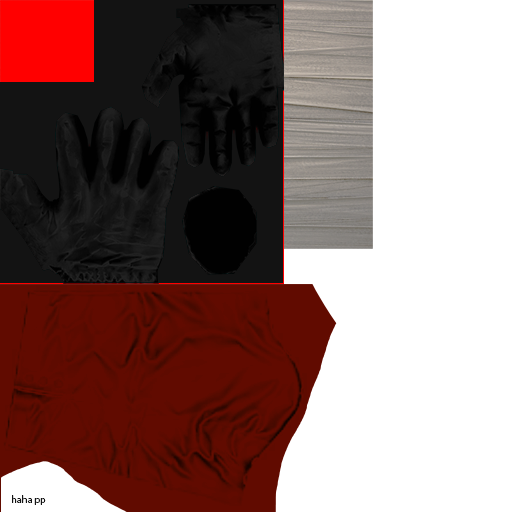
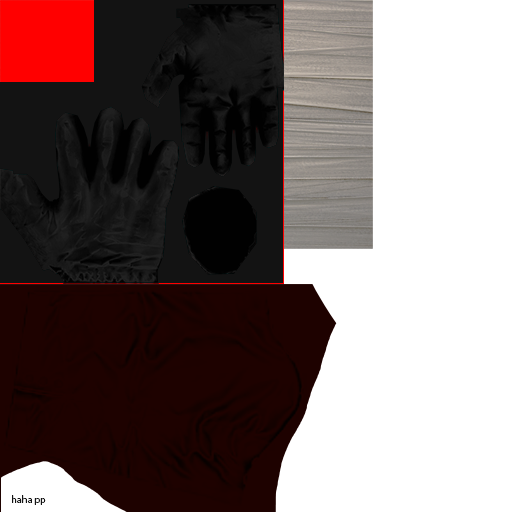
Layered file, before and after one edit (512x512). Changes by layer:
painted on "jacket_2" over (x1=0, y1=284, x2=337, y2=512)
